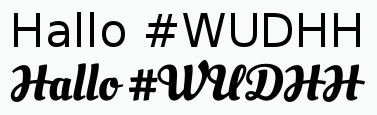
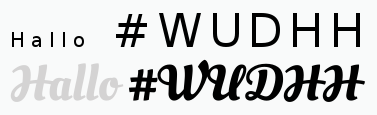
Revision of a layered (377, 115) image; what changed, layer by layer:
painted on "Hallo #WUDHH #1" over [left=10, top=63, right=124, bottom=102]
painted on "Hallo #WUDHH" over [left=12, top=12, right=325, bottom=47]
